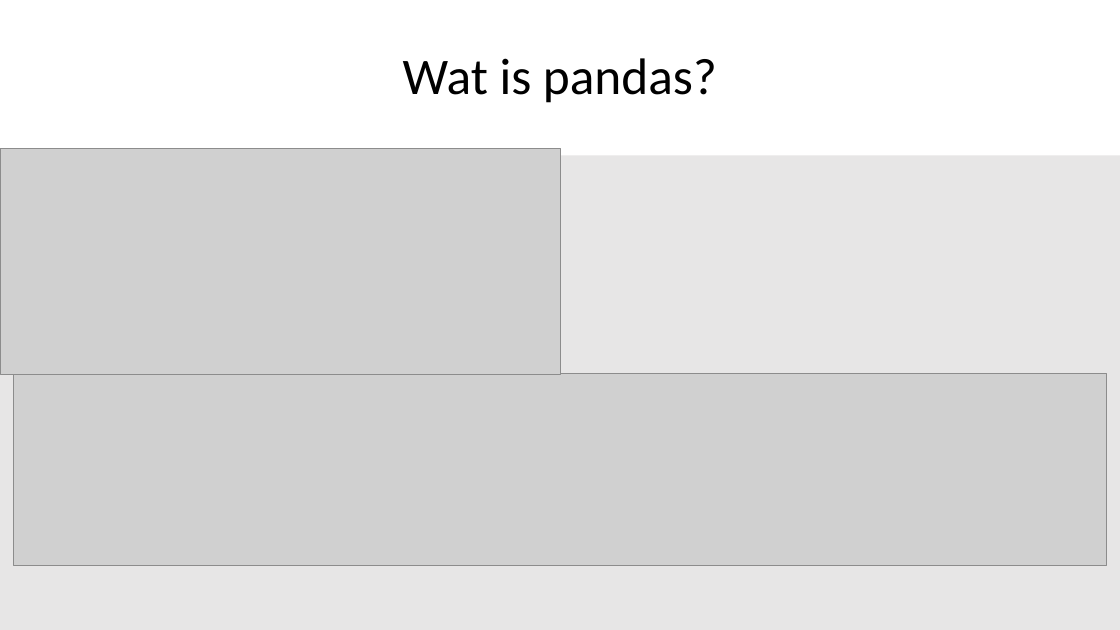
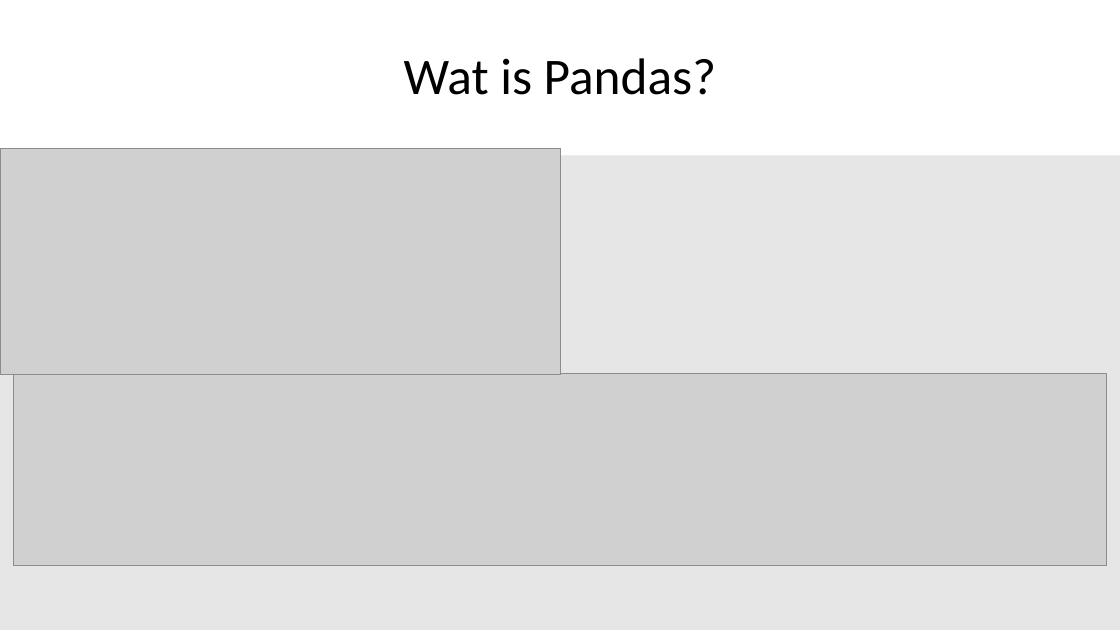
Before and after one commit to SandervandenOord/pandas_training, a slide deck: slide 15 of Pandas_Training_Slides.pptx (slide 11 before the commit). Drawn at 1120x630 pixels with LibreOffice and Linux fonts; fonts in the diff are those of the drawing; grey boxes stand for pictures. Boxes give left, top, right and bottom in pixels: in the first picture for what was removed or moved away, otherwise in the second. Text is boxed around its words. In the diff, an @@ line names an element or a change of style, - is before the commit and + after.

```diff
--- a/Pandas_Training_Slides.pptx
+++ b/Pandas_Training_Slides.pptx
@@ title at [404,58,716,95]: text changed @@
-Wat is pandas?
+Wat is Pandas?
```
Also in this commit, not shown: 2 other slides changed, 7 slides added.
